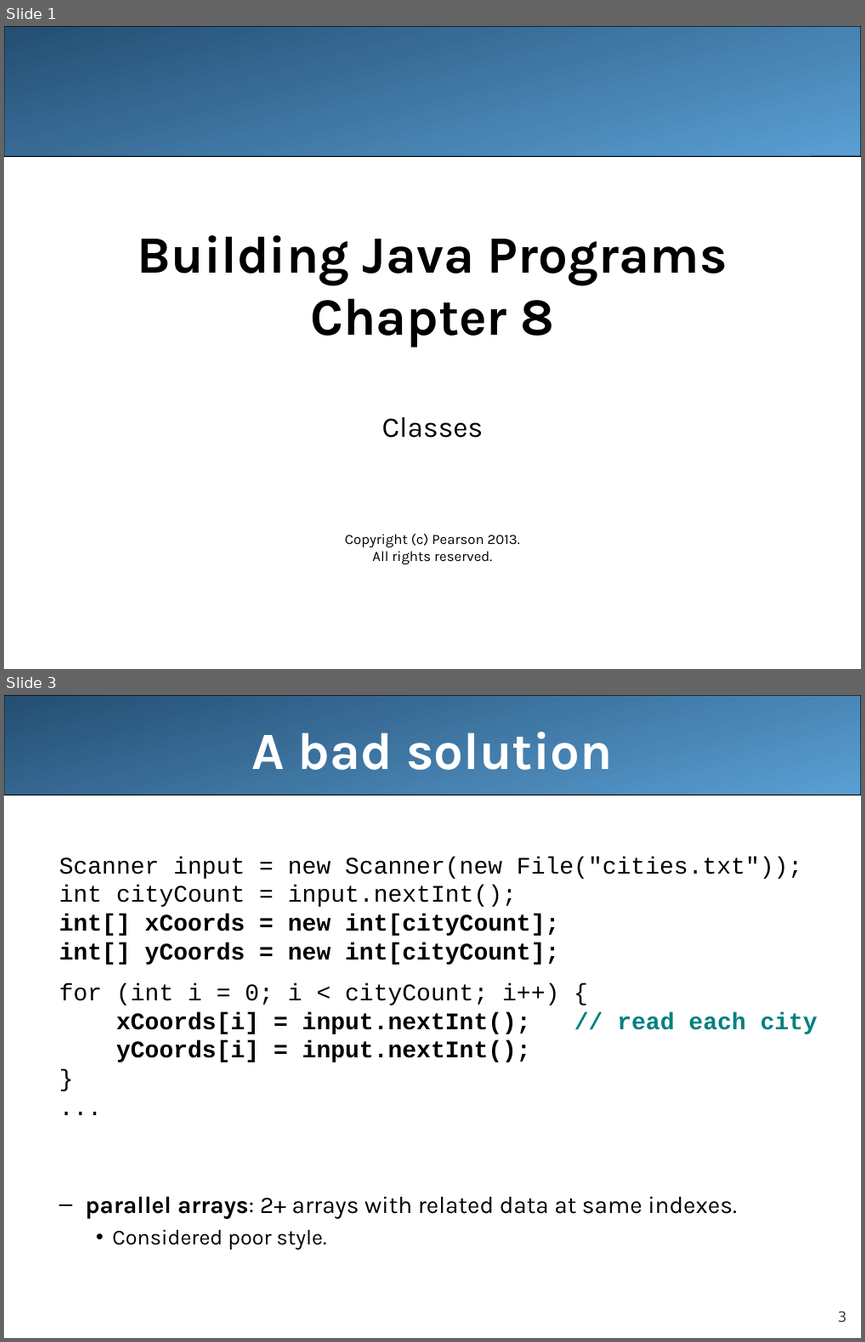
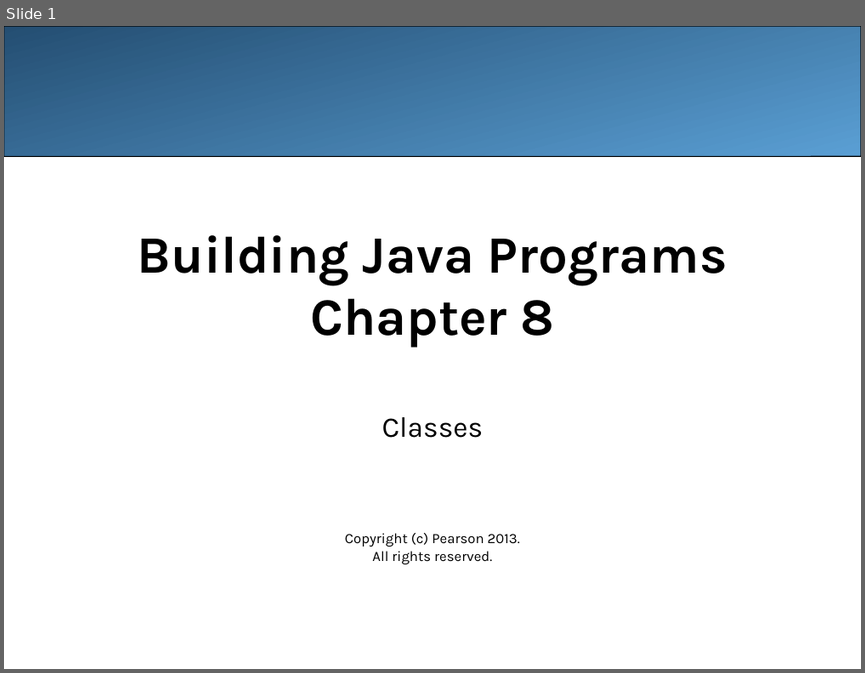
Before and after one commit to sudocrystal/scc-compsci, a slide deck: cs141/slides/ppts/ch08-classes.ppt. Shown one above the other, each under a label of ours: slides 1 and 3 before the commit, slide 1 after it; the slides between them are not shown. The pictures are 865x1342 and 865x673 pixels, drawn with LibreOffice and Linux fonts; fonts in the diff are those of the drawing. Boxes give left, top, right and bottom in pixels: in the first picture for what was removed or moved away, otherwise in the second. Text is boxed around its words. In the diff, an @@ line names an element or a change of style, - is before the commit and + after.

```diff
--- a/cs141/slides/ppts/ch08-classes.ppt
+++ b/cs141/slides/ppts/ch08-classes.ppt
@@ slide 3 removed at (x1=4, y1=695, x2=861, y2=1338), background #FFFFFF @@
@@ rounded rectangle removed at (x1=4, y1=695, x2=861, y2=795) @@
@@ title removed at (x1=252, y1=732, x2=612, y2=770) @@
-A bad solution
@@ text removed at (x1=59, y1=857, x2=817, y2=1249) @@
-  Scanner input = new Scanner(new File("cities.txt"));
-  int cityCount = input.nextInt();
-  int[] xCoords = new int[cityCount];
-  int[] yCoords = new int[cityCount];
-  for (int i = 0; i < cityCount; i++) {
-  xCoords[i] = input.nextInt(); // read each city
-  yCoords[i] = input.nextInt();
-  }
-  ...
-  – parallel arrays: 2+ arrays with related data at same indexes.
-    • Considered poor style.
@@ page number removed at (x1=838, y1=1310, x2=847, y2=1321) @@
-3
```
Also in this commit, not shown: 67 other slides changed, 5 other slides removed, 2 other files.
